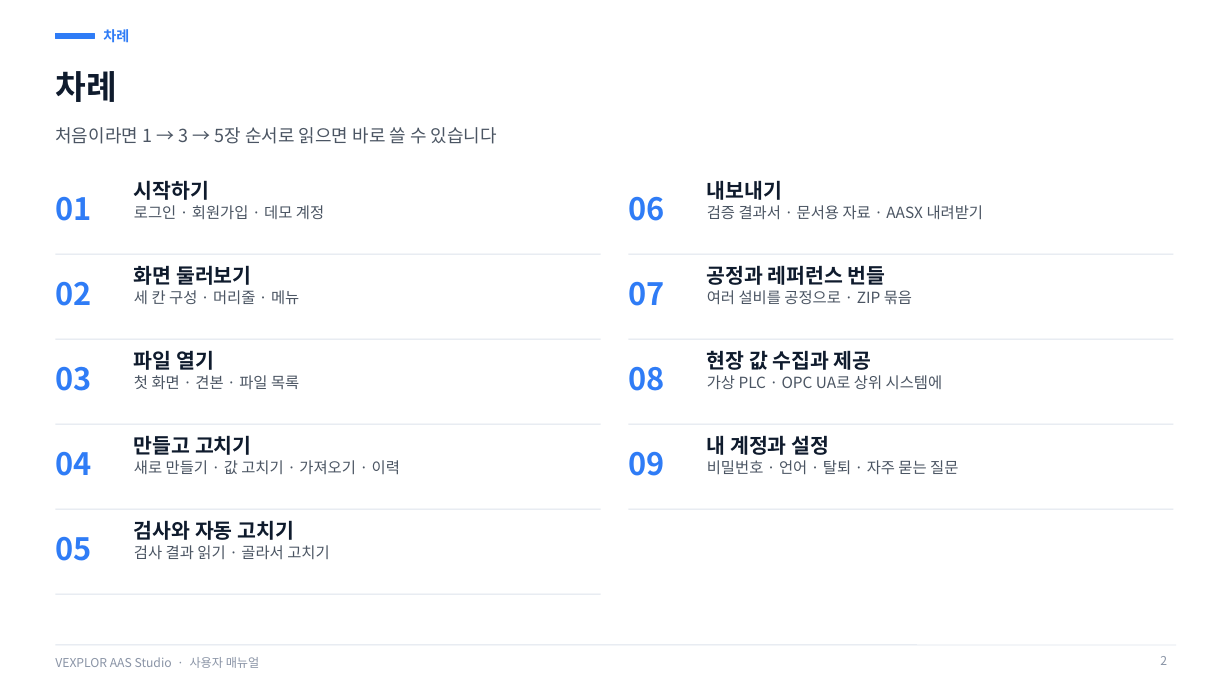
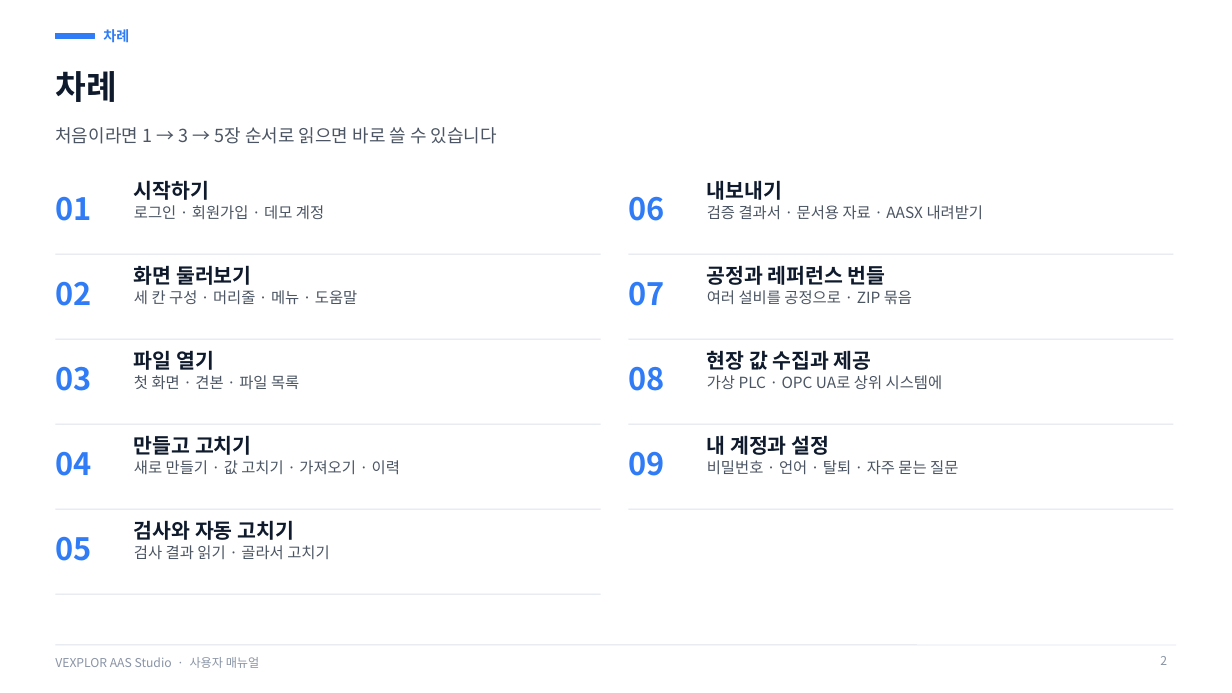
Before and after one commit to waceinc/vexplor-aas, a slide deck: slide 2 of VEXPLOR_AAS_Studio_user_manual.pptx. Drawn at 1232x693 pixels with LibreOffice and Linux fonts; fonts in the diff are those of the drawing. Boxes give left, top, right and bottom in pixels: in the first picture for what was removed or moved away, otherwise in the second. Text is boxed around its words. In the diff, an @@ line names an element or a change of style, - is before the commit and + after.

Commit message:
사용자 매뉴얼 — 도움말 · 둘러보기 · 첫 화면으로(VEXPLOR AAS Studio) 쪽 추가

```diff
--- a/VEXPLOR_AAS_Studio_user_manual.pptx
+++ b/VEXPLOR_AAS_Studio_user_manual.pptx
@@ text at bbox=[134, 290, 357, 304]: text changed @@
-세 칸 구성 · 머리줄 · 메뉴
+세 칸 구성 · 머리줄 · 메뉴 · 도움말
```
Also in this commit, not shown: 3 other slides changed, 1 slide added.
